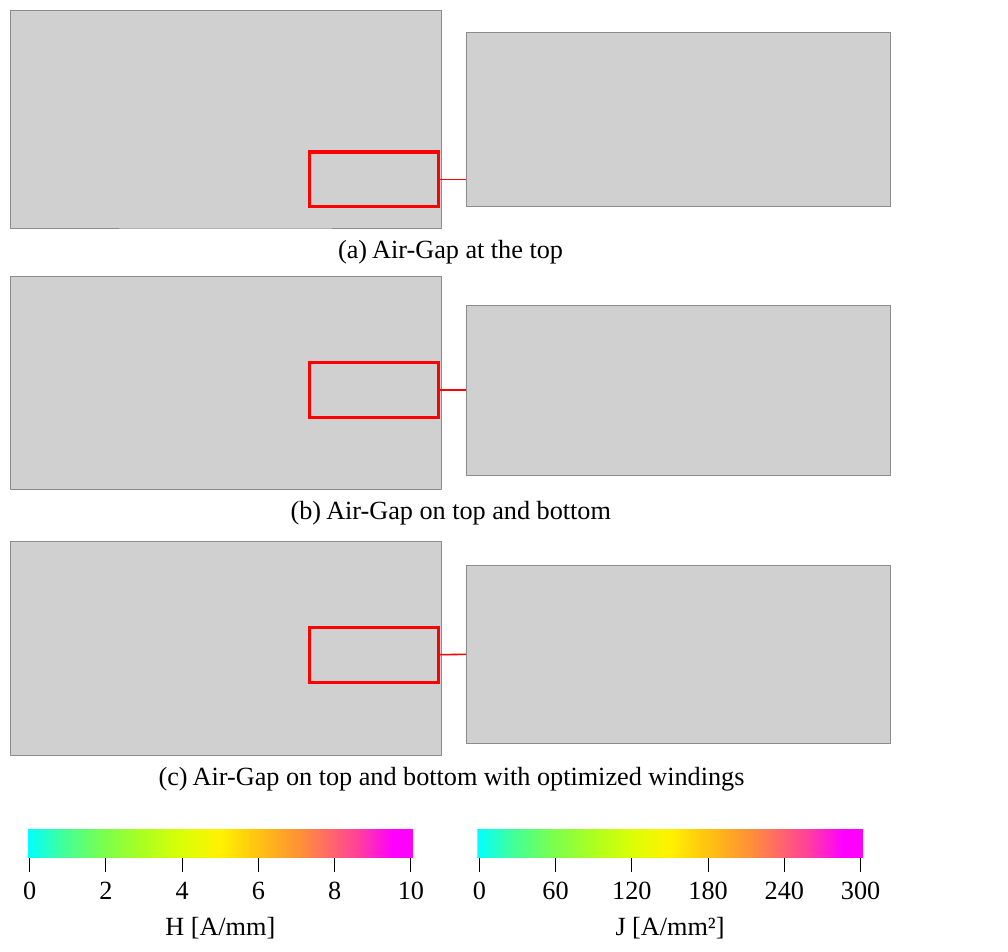
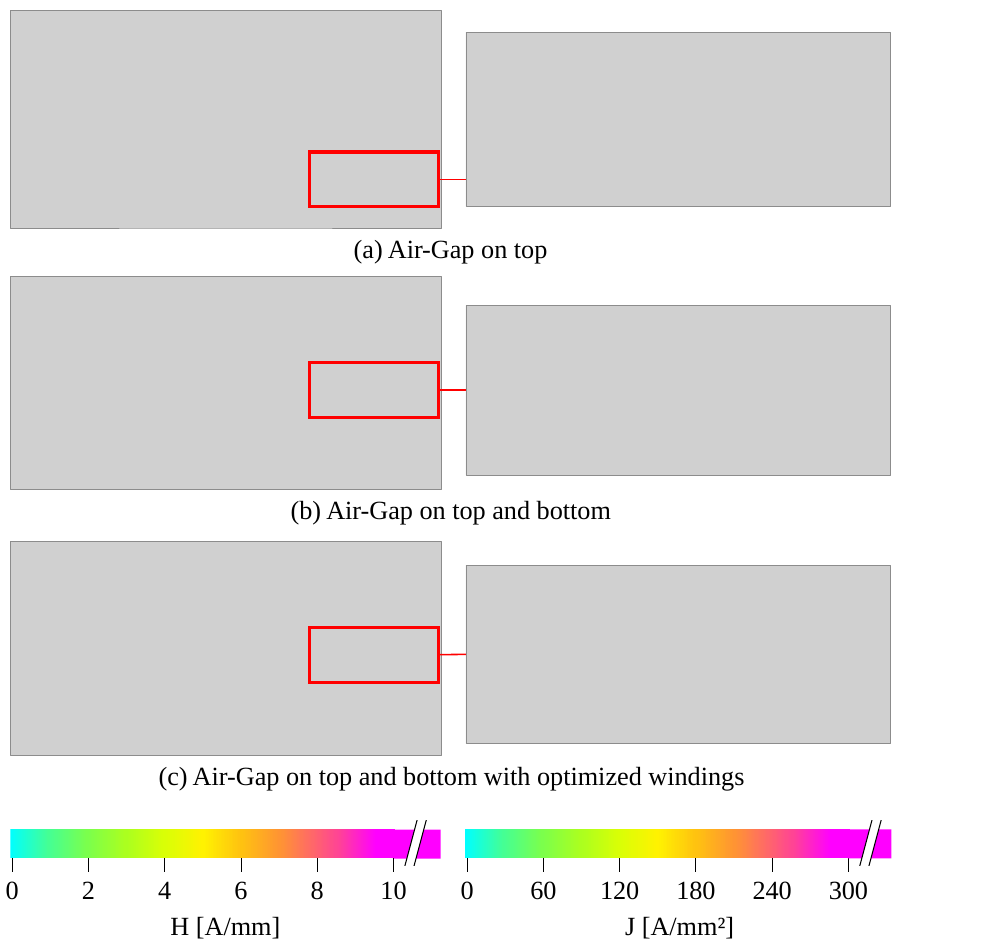
Before and after one commit to Keilomatico/IPEC2026_Coupled_Inductor_Buck, a slide deck: slide 1 of figures/IPEC_Figure_AirGap.pptx. Drawn at 1008x952 pixels with LibreOffice and Linux fonts; fonts in the diff are those of the drawing; grey boxes stand for pictures. Boxes give left, top, right and bottom in pixels: in the first picture for what was removed or moved away, otherwise in the second. Text is boxed around its words. In the diff, an @@ line names an element or a change of style, - is before the commit and + after.

```diff
--- a/figures/IPEC_Figure_AirGap.pptx
+++ b/figures/IPEC_Figure_AirGap.pptx
@@ text at (354,240,547,264): text changed @@
-(a) Air-Gap at the top
+(a) Air-Gap on top
@@ rectangle: place and size @@
-rectangle at (28,830,414,859)
+rectangle at (11,830,396,859)
@@ rectangle added at (393,830,441,859), fill #FF00FF @@
@@ parallelogram added at (405,817,427,869), fill #FFFFFF, outline #000000 1 pt @@
@@ rectangle added at (412,811,435,820), fill #FFFFFF, outline #FFFFFF 1.5 pt @@
@@ rectangle: place and size @@
-rectangle at (477,830,863,858)
+rectangle at (465,830,851,858)
@@ rectangle added at (848,830,892,858), fill #FF00FF @@
@@ parallelogram added at (859,817,882,869), fill #FFFFFF, outline #000000 1 pt @@
@@ rectangle added at (867,811,890,820), fill #FFFFFF, outline #FFFFFF 1.5 pt @@
@@ table: place and size @@
-table at (0,859,445,912)
+table at (0,859,428,912)
@@ rectangle added at (396,867,419,876), fill #FFFFFF, outline #FFFFFF 1.5 pt @@
@@ table: place and size @@
-table at (442,859,895,912)
+table at (429,859,882,912)
@@ rectangle added at (851,867,874,876), fill #FFFFFF, outline #FFFFFF 1.5 pt @@
@@ text "H [A/mm]": place and size @@
-text "H [A/mm]" at (165,916,275,939)
+text "H [A/mm]" at (170,916,280,939)
@@ text "J [A/mm²]": place and size @@
-text "J [A/mm²]" at (616,916,724,939)
+text "J [A/mm²]" at (625,916,734,939)
```
Also in this commit, not shown: 5 other files.
